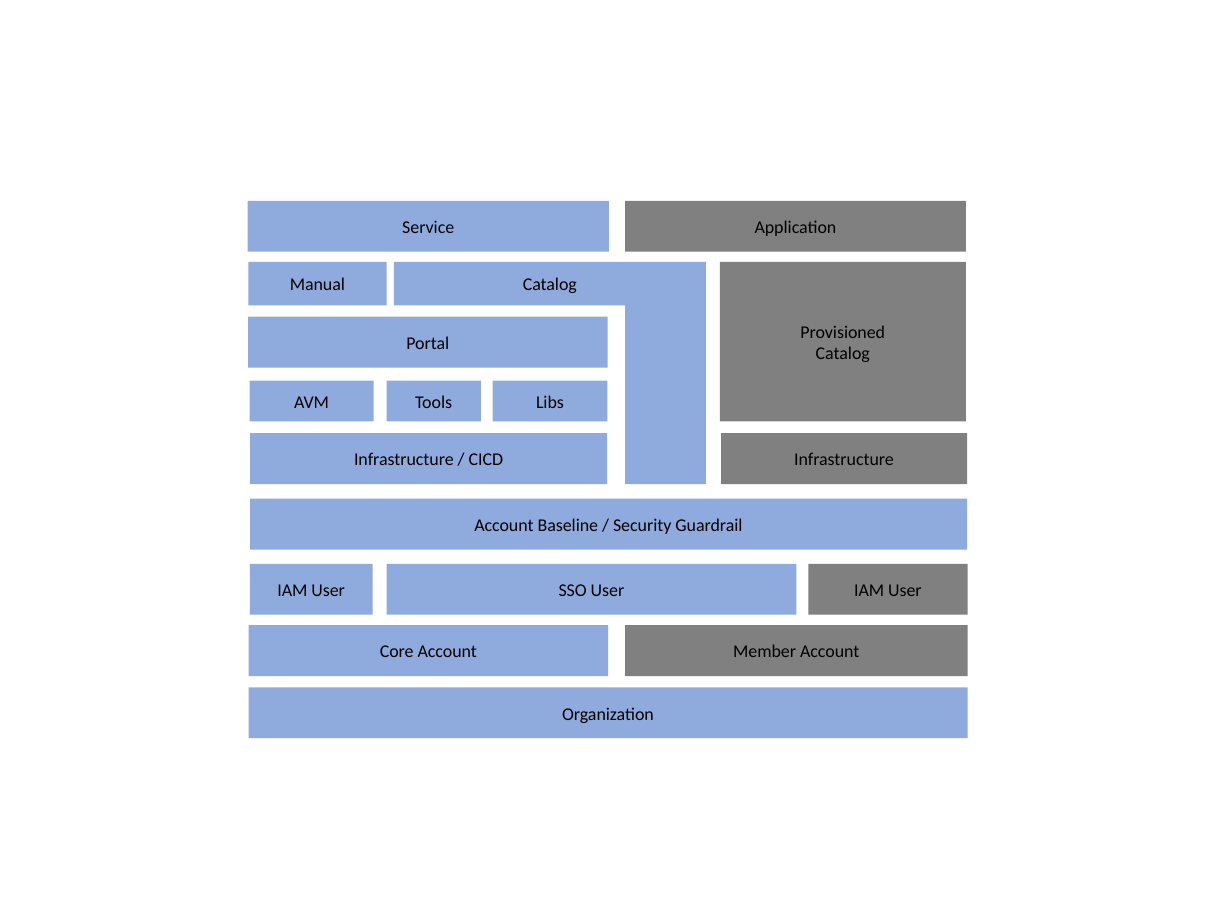
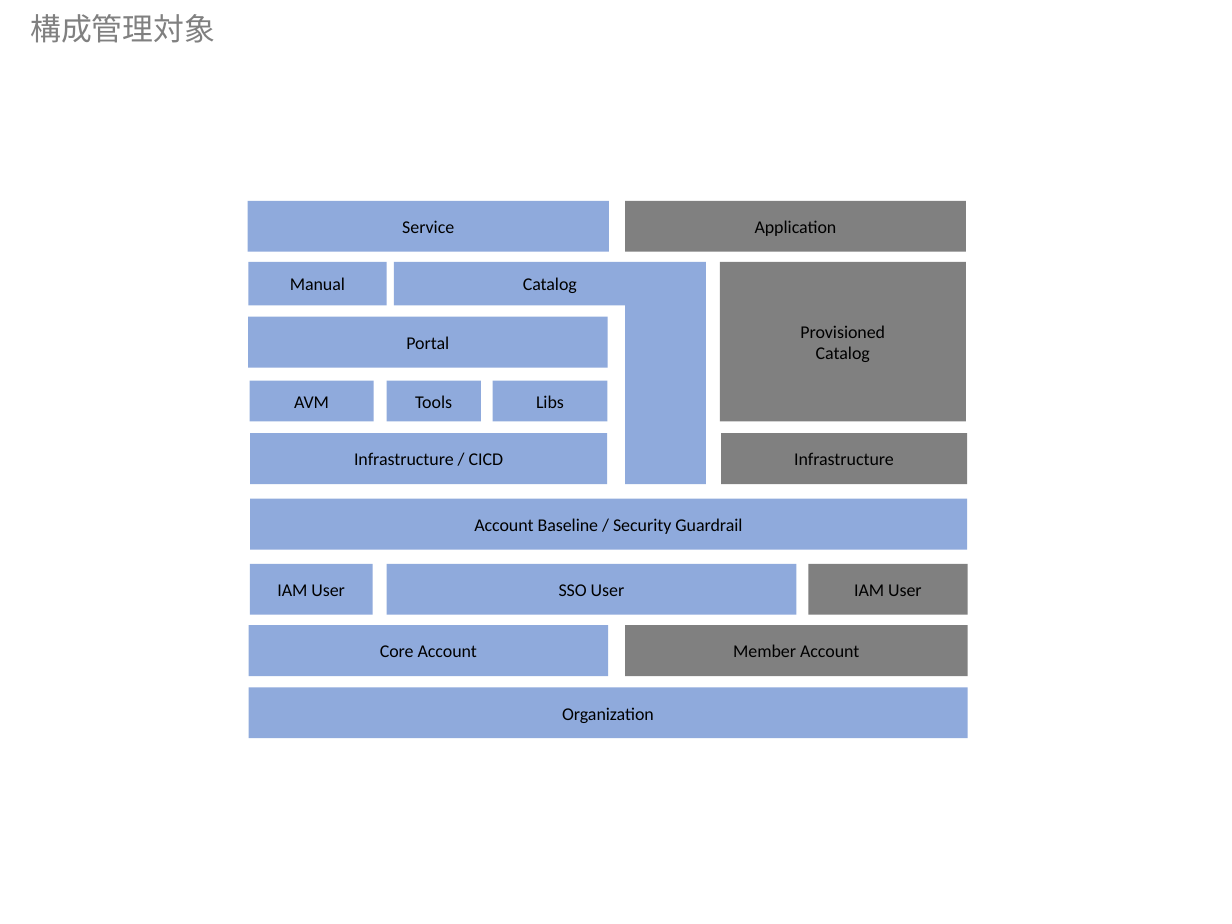
Before and after one commit to shimizu-jkc/orbit-portal-frontend, a slide deck: slide 8 of figure/orbit_figure.pptx. Drawn at 1232x924 pixels with LibreOffice and Linux fonts; fonts in the diff are those of the drawing. Boxes give left, top, right and bottom in pixels: in the first picture for what was removed or moved away, otherwise in the second. Text is boxed around its words. In the diff, an @@ line names an element or a change of style, - is before the commit and + after.

```diff
--- a/figure/orbit_figure.pptx
+++ b/figure/orbit_figure.pptx
@@ text added at bbox=[30, 14, 215, 43], 18 pt, text #808080 @@
+構成管理対象
```
Also in this commit, not shown: 3 other slides changed, 2 slides added, 1 slide removed.
